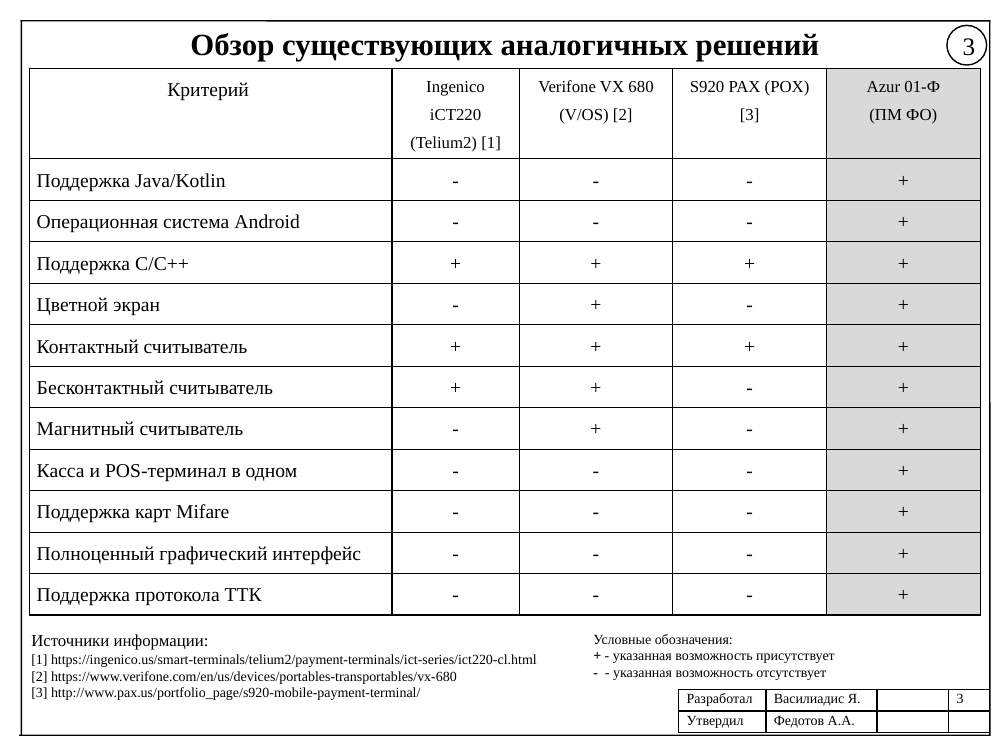
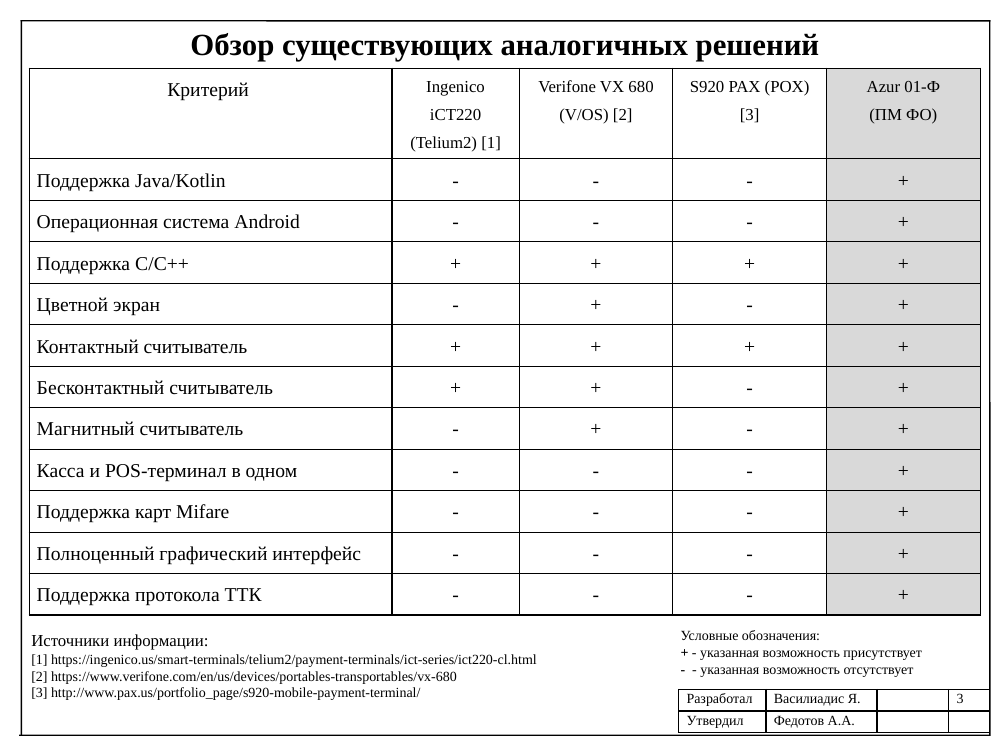
Before and after one commit to helllynx/my_pain, a slide deck: slide 3 of Document/FINAL/Презентация_Василиадис.pptx. Drawn at 1008x756 pixels with LibreOffice and Linux fonts; fonts in the diff are those of the drawing. Boxes give left, top, right and bottom in pixels: in the first picture for what was removed or moved away, otherwise in the second. Text is boxed around its words. In the diff, an @@ line names an element or a change of style, - is before the commit and + after.

```diff
--- a/Document/FINAL/Презентация_Василиадис.pptx
+++ b/Document/FINAL/Презентация_Василиадис.pptx
@@ ellipse removed at [947, 25, 986, 65] @@
-3
@@ text "Условные обозначения:": place and size @@
-text "Условные обозначения:" at [593, 634, 835, 680]
+text "Условные обозначения:" at [681, 630, 922, 677]
```
Also in this commit, not shown: 9 other slides changed, 14 other files.
